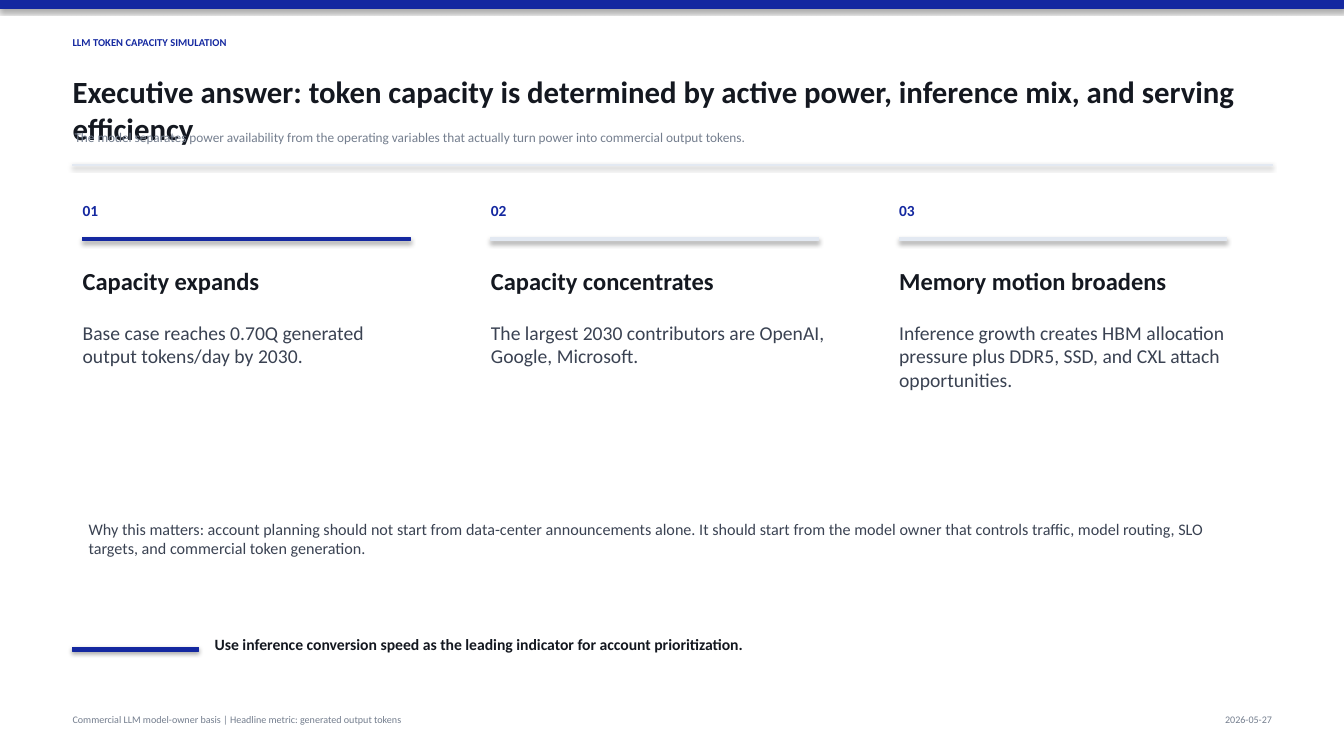
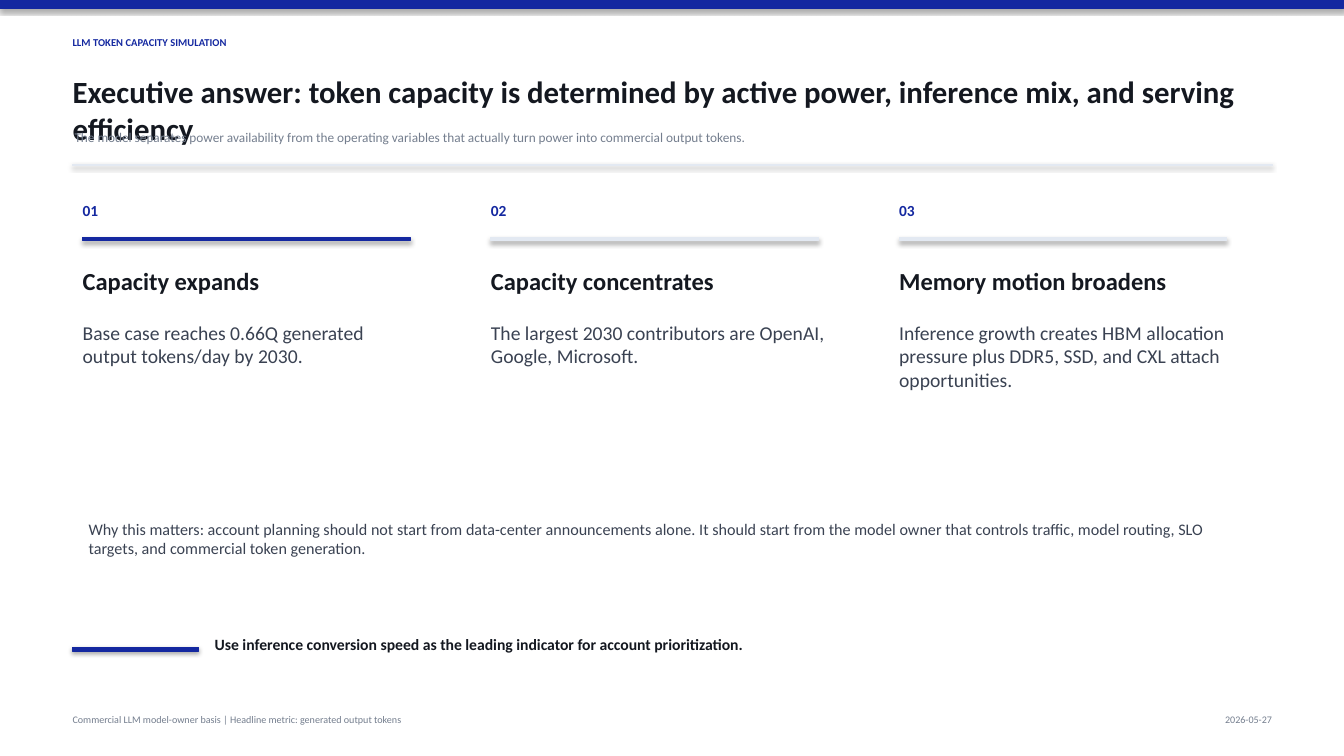
Before and after one commit to abcd00ou/Codex, a slide deck: slide 2 of llm_token_capacity_project/outputs/reports/llm_token_capacity_samsung_style_en_2026_2030.pptx. Drawn at 1344x756 pixels with LibreOffice and Linux fonts; fonts in the diff are those of the drawing. Boxes give left, top, right and bottom in pixels: in the first picture for what was removed or moved away, otherwise in the second. Text is boxed around its words. In the diff, an @@ line names an element or a change of style, - is before the commit and + after.

```diff
--- a/llm_token_capacity_project/outputs/reports/llm_token_capacity_samsung_style_en_2026_2030.pptx
+++ b/llm_token_capacity_project/outputs/reports/llm_token_capacity_samsung_style_en_2026_2030.pptx
@@ text at (83,326,364,366): text changed @@
-Base case reaches 0.70Q generated output tokens/day by 2030.
+Base case reaches 0.66Q generated output tokens/day by 2030.
```
Also in this commit, not shown: 4 other slides changed, 36 other files.
